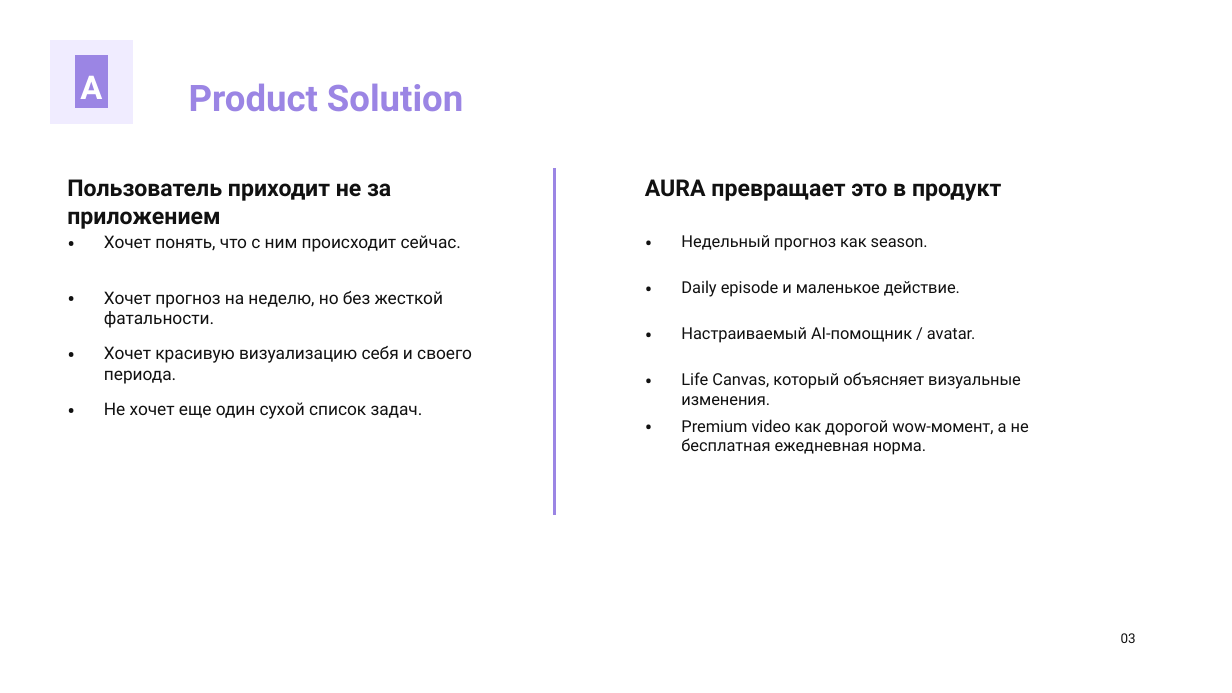
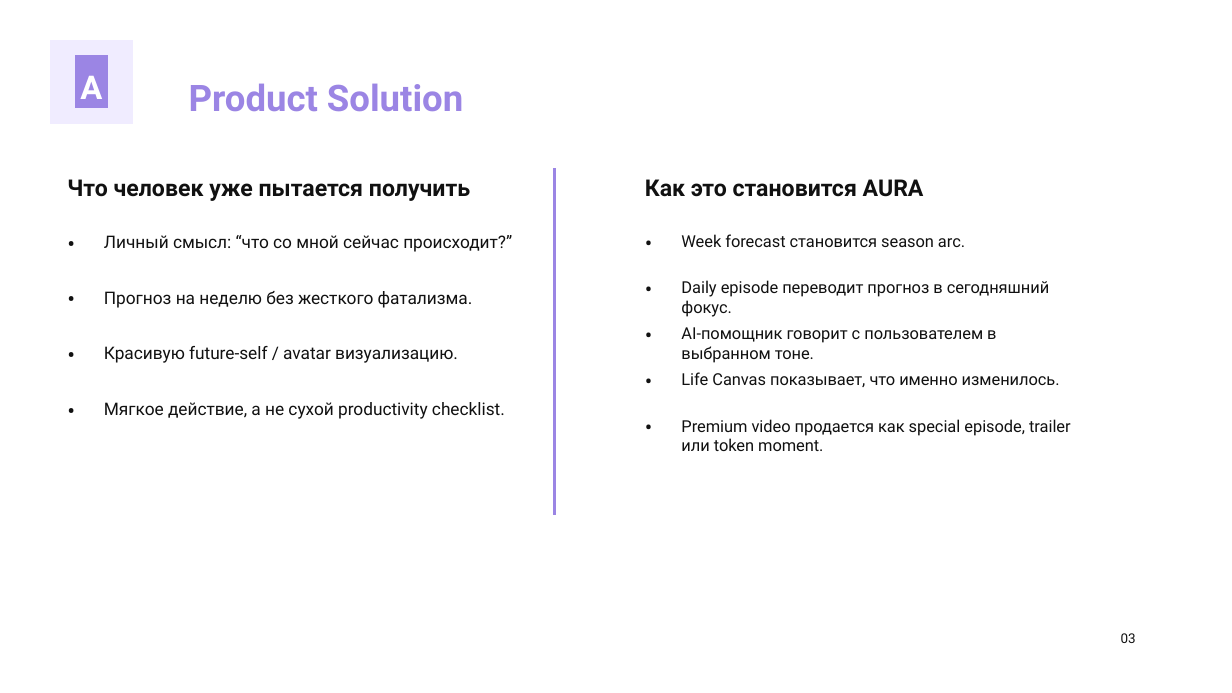
Before and after one commit to kirbudilov01/alina-research, a slide deck: slide 3 of output/pptx/AURA_TRENDVI_STYLE_DECK.pptx. Drawn at 1232x693 pixels with LibreOffice and Linux fonts; fonts in the diff are those of the drawing. Boxes give left, top, right and bottom in pixels: in the first picture for what was removed or moved away, otherwise in the second. Text is boxed around its words. In the diff, an @@ line names an element or a change of style, - is before the commit and + after.

Commit message:
Strengthen AURA deck with research data

```diff
--- a/output/pptx/AURA_TRENDVI_STYLE_DECK.pptx
+++ b/output/pptx/AURA_TRENDVI_STYLE_DECK.pptx
@@ text at [67,179,470,201]: text changed @@
-Пользователь приходит не за приложением
+Что человек уже пытается получить
@@ text at [645,179,924,197]: text changed @@
-AURA превращает это в продукт
+Как это становится AURA
@@ text at [104,235,512,252]: text changed @@
-Хочет понять, что с ним происходит сейчас.
+Личный смысл: “что со мной сейчас происходит?”
@@ text at [681,234,965,247]: text changed @@
-Недельный прогноз как season.
+Week forecast становится season arc.
@@ text at [104,291,473,308]: text changed @@
-Хочет прогноз на неделю, но без жесткой фатальности.
+Прогноз на неделю без жесткого фатализма.
@@ text at [681,280,1049,317]: text changed @@
-Daily episode и маленькое действие.
+Daily episode переводит прогноз в сегодняшний фокус.
@@ text at [681,327,996,363]: text changed @@
-Настраиваемый AI-помощник / avatar.
+AI-помощник говорит с пользователем в выбранном тоне.
@@ text at [104,346,458,363]: text changed @@
-Хочет красивую визуализацию себя и своего периода.
+Красивую future-self / avatar визуализацию.
@@ text at [681,372,1060,387]: text changed @@
-Life Canvas, который объясняет визуальные изменения.
+Life Canvas показывает, что именно изменилось.
@@ text at [104,402,505,419]: text changed @@
-Не хочет еще один сухой список задач.
+Мягкое действие, а не сухой productivity checklist.
@@ text at [681,419,1071,451]: text changed @@
-Premium video как дорогой wow-момент, а не бесплатная ежедневная норма.
+Premium video продается как special episode, trailer или token moment.
```
Also in this commit, not shown: 16 other slides changed, 3 other files.
